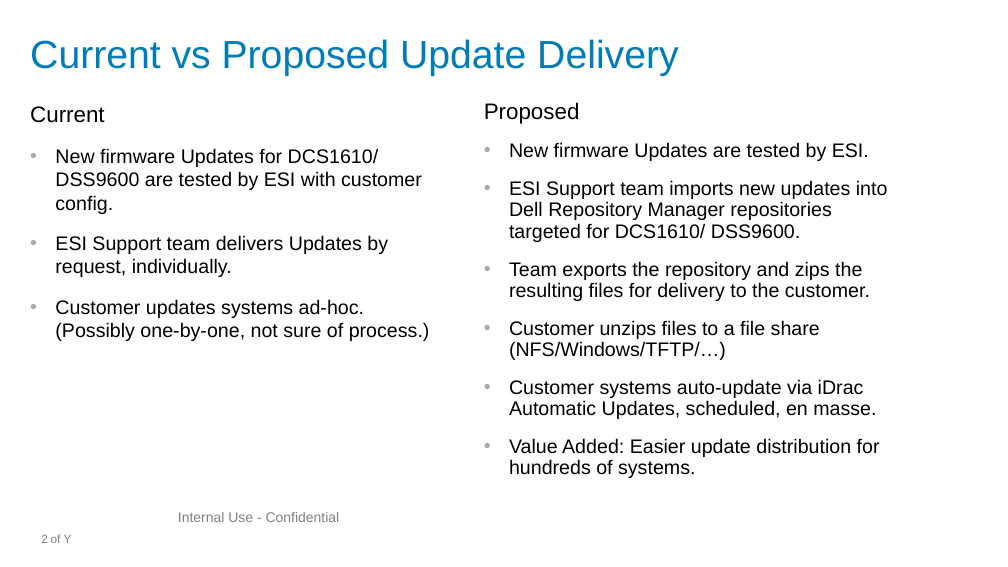
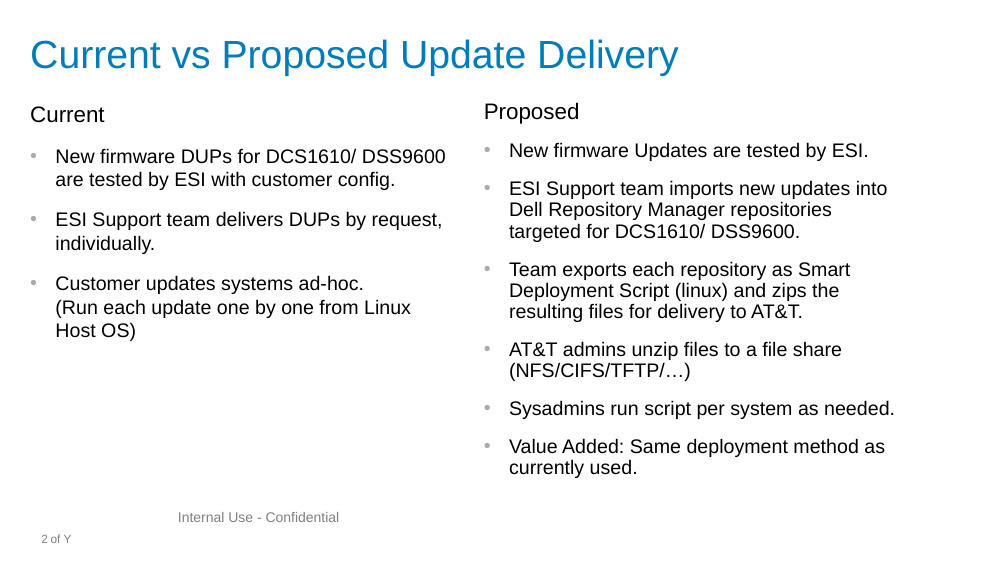
Before and after one commit to geoffdillon/ESI_gdillon, a slide deck: slide 2 of DellRepoMan/ATT/ATTDRMBriefing.pptx. Drawn at 1008x567 pixels with LibreOffice and Linux fonts; fonts in the diff are those of the drawing; background and template pictures are left out. Boxes give left, top, right and bottom in pixels: in the first picture for what was removed or moved away, otherwise in the second. Text is boxed around its words. In the diff, an @@ line names an element or a change of style, - is before the commit and + after.

Commit message:
updated with feeback
discussed with CSTs and extended team

```diff
--- a/DellRepoMan/ATT/ATTDRMBriefing.pptx
+++ b/DellRepoMan/ATT/ATTDRMBriefing.pptx
@@ text at [55,148,446,341]: text changed @@
-• New firmware Updates for DCS1610/ DSS9600 are tested by ESI with customer config.
-• ESI Support team delivers Updates by request, individually.
-• Customer updates systems ad-hoc.
-  (Possibly one-by-one, not sure of process.)
+• New firmware DUPs for DCS1610/ DSS9600 are tested by ESI with customer config.
+• ESI Support team delivers DUPs by request, individually.
+• Customer updates systems ad-hoc.
+  (Run each update one by one from Linux Host OS)
@@ text at [509,261,895,478]: text changed @@
-• Team exports the repository and zips the resulting files for delivery to the customer.
-• Customer unzips files to a file share (NFS/Windows/TFTP/…)
-• Customer systems auto-update via iDrac Automatic Updates, scheduled, en masse.
-• Value Added: Easier update distribution for hundreds of systems.
+• Team exports each repository as Smart Deployment Script (linux) and zips the resulting files for delivery to AT&T.
+• AT&T admins unzip files to a file share (NFS/CIFS/TFTP/…)
+• Sysadmins run script per system as needed.
+• Value Added: Same deployment method as currently used.
```
Also in this commit, not shown: 4 other slides changed.
